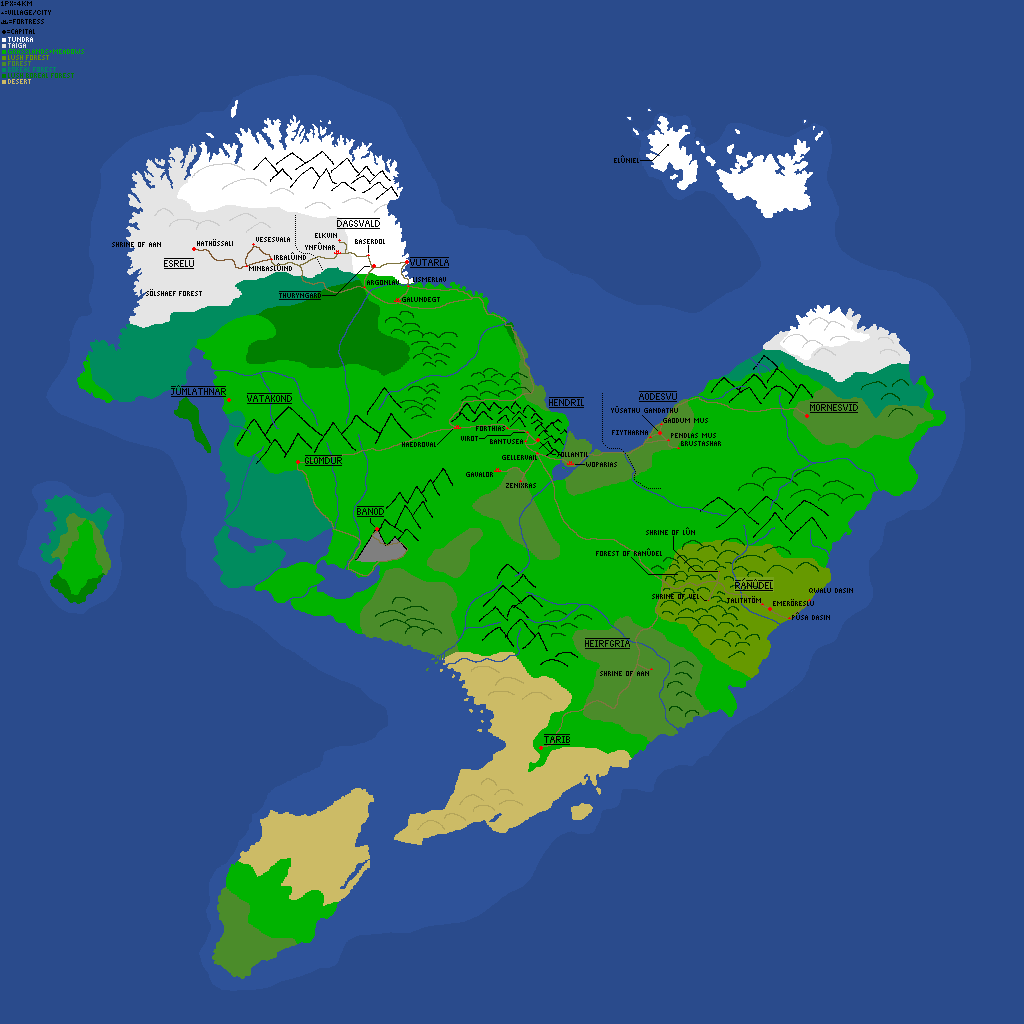
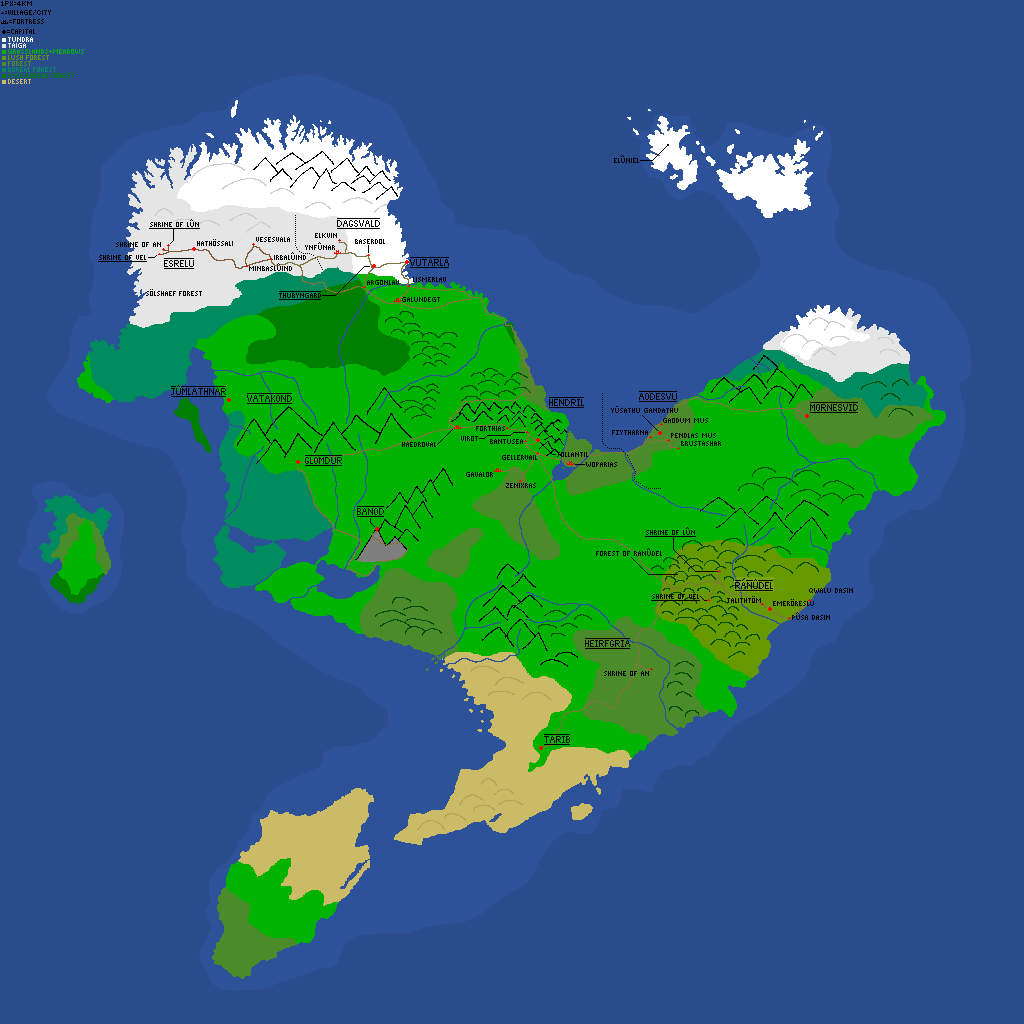
Layered file, before and after one edit (w=1024, h=1024). Changes by layer:
painted on "names" over (98, 219, 700, 676)
painted on "roads" over (161, 246, 709, 600)
painted on "Background" over (158, 244, 721, 601)
